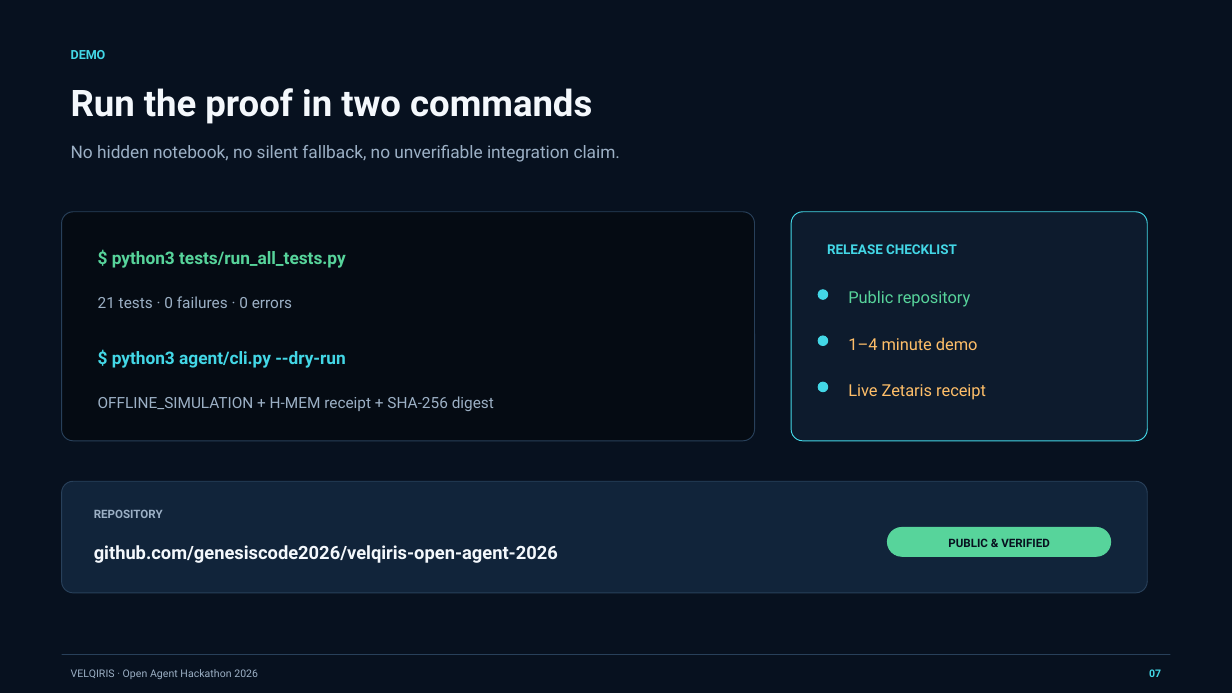
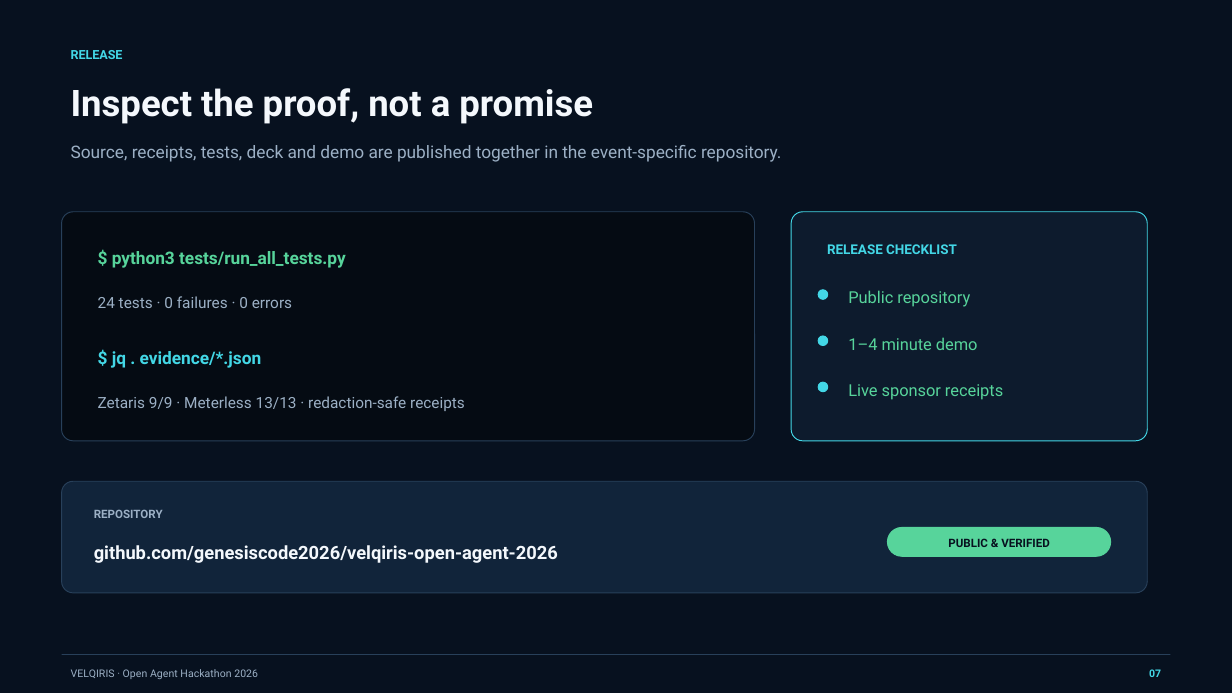
Before and after one commit to genesiscode2026/velqiris-open-agent-2026, a slide deck: slide 7 of artifacts/VELQIRIS_Open_Agent_2026_Pitch_Deck.pptx. Drawn at 1232x693 pixels with LibreOffice and Linux fonts; fonts in the diff are those of the drawing. Boxes give left, top, right and bottom in pixels: in the first picture for what was removed or moved away, otherwise in the second. Text is boxed around its words. In the diff, an @@ line names an element or a change of style, - is before the commit and + after.

Commit message:
Finalize verified Zetaris and Meterless submission evidence

```diff
--- a/artifacts/VELQIRIS_Open_Agent_2026_Pitch_Deck.pptx
+++ b/artifacts/VELQIRIS_Open_Agent_2026_Pitch_Deck.pptx
@@ text at [71,50,123,59]: text changed @@
-DEMO
+RELEASE
@@ text at [71,88,593,124]: text changed @@
-Run the proof in two commands
+Inspect the proof, not a promise
@@ text at [71,145,781,162]: text changed @@
-No hidden notebook, no silent fallback, no unverifiable integration claim.
+Source, receipts, tests, deck and demo are published together in the event-specific repository.
@@ text at [98,296,292,308]: text changed @@
-21 tests · 0 failures · 0 errors
+24 tests · 0 failures · 0 errors
@@ text "1–4 minute demo" at [848,337,978,350]: text colour #FFBF69 to #57D49B @@
@@ text at [112,351,262,368]: text changed @@
-$ python3 agent/cli.py --dry-run
+$ jq . evidence/*.json
@@ text at [848,384,1003,400]: text changed; text colour #FFBF69 to #57D49B @@
-Live Zetaris receipt
+Live sponsor receipts
@@ text at [98,396,465,411]: text changed @@
-OFFLINE_SIMULATION + H‑MEM receipt + SHA‑256 digest
+Zetaris 9/9 · Meterless 13/13 · redaction-safe receipts
```
Also in this commit, not shown: 5 other slides changed, 41 other files.
